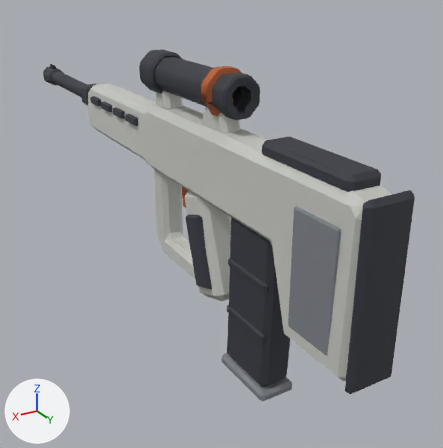
An edit to the glTF model roblox/assets/weapons-kit/w_ar@ar_bullpup.glb, drawn before and after from the same camera.
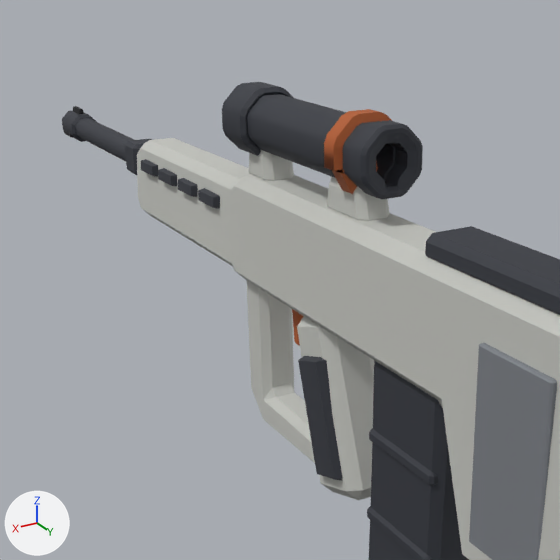
Each version appears first whole from a 50 mm lens placed at (0.447, 0.875, 0.283), pointed at (-0.096, -0.03, -0.17), and next in a close-up on the part from 1% to 77% of the width and 0% to 75% of the height. The lights are fixed; the arrows at lower left show +X, +Y and +Z. The older version's two pictures come first.

In view in the first close-up: 'barrel_wzB__dark__p353840', 'body_wzA__shell__pc6c7c1', 'body_wzN__grey__p7e8288', 'grip_wzA__shell__pc6c7c1', 'grip_wzN__dark__p353840', 'guard_wzA__shell__pc6c7c1', 'guard_wzN__dark__p353840', 'mag_wzB__dark__p353840', 'optic_wzA__shell__pc6c7c1', 'optic_wzB__dark__p353840', 'optic_wzN__orange__pb45d2d', 'stock_wzB__dark__p353840' and 2 more.
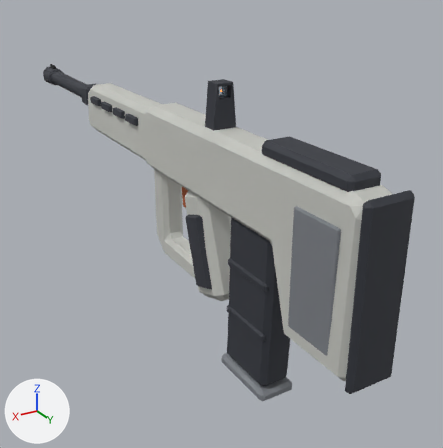
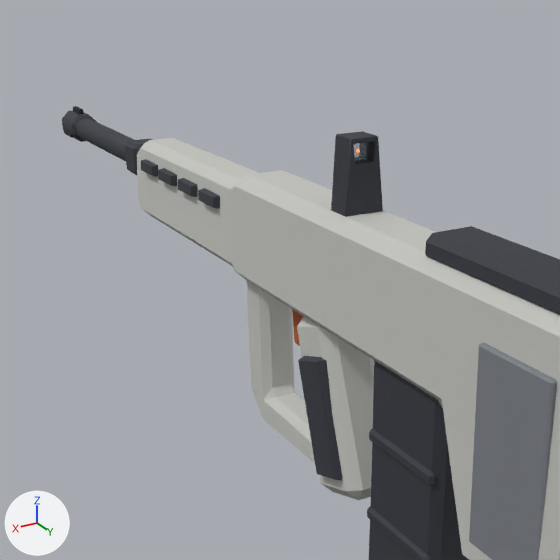
The change, as a diff of the scene's bpy script:
```diff
--- a/roblox/assets/weapons-kit/w_ar@ar_bullpup.glb.py
+++ b/roblox/assets/weapons-kit/w_ar@ar_bullpup.glb.py
@@ mat_glass @@
+mat_glass = principled_material('glass')
+mat_glass.base_color = (0.347, 0.456, 0.552)  # greyish blue #9fb4c4
+mat_glass.roughness = 0.75
+mat_glass.alpha = 0.3
@@ mat_dot @@
+mat_dot = principled_material('dot')
+mat_dot.base_color = (1.0, 0.195, 0.0452)  # orange #ff7a3c
+mat_dot.roughness = 0.75
+mat_dot.emission_color = (1.0, 0.195, 0.0452)  # orange #ff7a3c
+mat_dot.emission_strength = 2.0
@@ me_optic_wzn__glass__g9fb4c44c @@
+me_optic_wzn__glass__g9fb4c44c.from_pydata([(0.0098, 0.1265, 0.1048), (-0.0098, 0.1265, 0.1048), (-0.0112, 0.1265, 0.1232), (0.0112, 0.1265, 0.1232), (0.0098, 0.1295, 0.1048), (-0.0098, 0.1295, 0.1048), (-0.0112, 0.1295, 0.1232), (0.0112, 0.1295, 0.1232)], [], [(0, 3, 2), (0, 2, 1), (7, 4, 5), (7, 5, 6), (0, 1, 5), (0, 5, 4), (1, 2, 6), (1, 6, 5), (2, 3, 7), (2, 7, 6), (3, 0, 4), (3, 4, 7)])
+me_optic_wzn__glass__g9fb4c44c.materials.append(mat_glass)  # greyish blue #9fb4c4
@@ me_optic_wzn__dot__nff7a3c @@
+me_optic_wzn__dot__nff7a3c.from_pydata(...)  # an icosphere of 20 faces spanning x -0.00157..0.00157, y 0.12836..0.13134, z 0.11225..0.11575
+me_optic_wzn__dot__nff7a3c.materials.append(mat_dot)  # orange #ff7a3c, glowing orange #ff7a3c
@@ me_optic_wzn__dark__p353840 @@
+me_optic_wzn__dark__p353840.from_pydata(...)  # 48 vertices, 96 faces; spans x -0.0189..0.0189, y 0.115..0.141, z 0.061..0.127
+me_optic_wzn__dark__p353840.materials.append(mat_dark)  # dark grey #353840
@@ ob_optic_wza__shell__pc6c7c1 @@
-ob_optic_wza__shell__pc6c7c1 = bpy.data.objects.new('optic_wzA__shell__pc6c7c1', me_optic_wza__shell__pc6c7c1)
-ob_optic_wza__shell__pc6c7c1.location = (0.0, 0.0, 0.0)
@@ ob_optic_wzb__dark__p353840 @@
-ob_optic_wzb__dark__p353840 = bpy.data.objects.new('optic_wzB__dark__p353840', me_optic_wzb__dark__p353840)
-ob_optic_wzb__dark__p353840.location = (0.0, 0.0, 0.0)
@@ ob_optic_wzn__orange__pb45d2d @@
-ob_optic_wzn__orange__pb45d2d = bpy.data.objects.new('optic_wzN__orange__pb45d2d', me_optic_wzn__orange__pb45d2d)
-ob_optic_wzn__orange__pb45d2d.location = (0.0, 0.0, 0.0)
@@ ob_optic_wzn__glass__g9fb4c44c @@
+ob_optic_wzn__glass__g9fb4c44c = bpy.data.objects.new('optic_wzN__glass__g9fb4c44c', me_optic_wzn__glass__g9fb4c44c)
+ob_optic_wzn__glass__g9fb4c44c.location = (0.0, 0.0, 0.0)
@@ ob_optic_wzn__dot__nff7a3c @@
+ob_optic_wzn__dot__nff7a3c = bpy.data.objects.new('optic_wzN__dot__nff7a3c', me_optic_wzn__dot__nff7a3c)
+ob_optic_wzn__dot__nff7a3c.location = (0.0, 0.0, 0.0)
@@ ob_optic_wzn__dark__p353840 @@
+ob_optic_wzn__dark__p353840 = bpy.data.objects.new('optic_wzN__dark__p353840', me_optic_wzn__dark__p353840)
+ob_optic_wzn__dark__p353840.location = (0.0, 0.0, 0.0)
```

Changed parts and their boxes [x1, y1, x2, y2] in the close-ups (560 x 560 px):
'optic_wzB__dark__p353840', deleted: before [222, 82, 423, 199]
'optic_wzN__dark__p353840', added: after [331, 131, 383, 217]
'optic_wzA__shell__pc6c7c1', deleted: before [248, 150, 390, 221]
'optic_wzN__orange__pb45d2d', deleted (orange): before [324, 109, 392, 194]
'optic_wzN__glass__g9fb4c44c', added (mostly hidden): after [354, 142, 368, 161]
'optic_wzN__dot__nff7a3c', added: after [356, 149, 360, 153]
